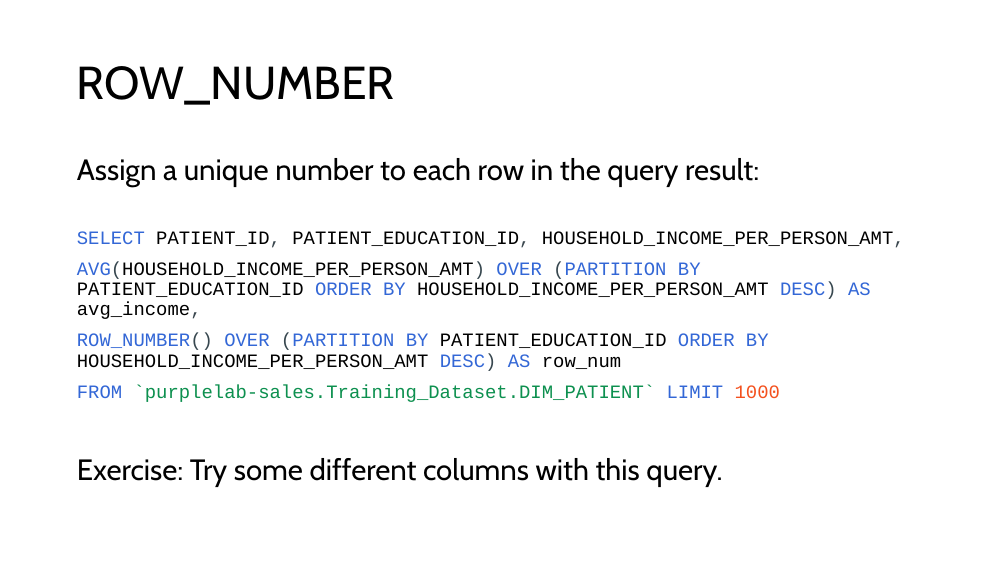
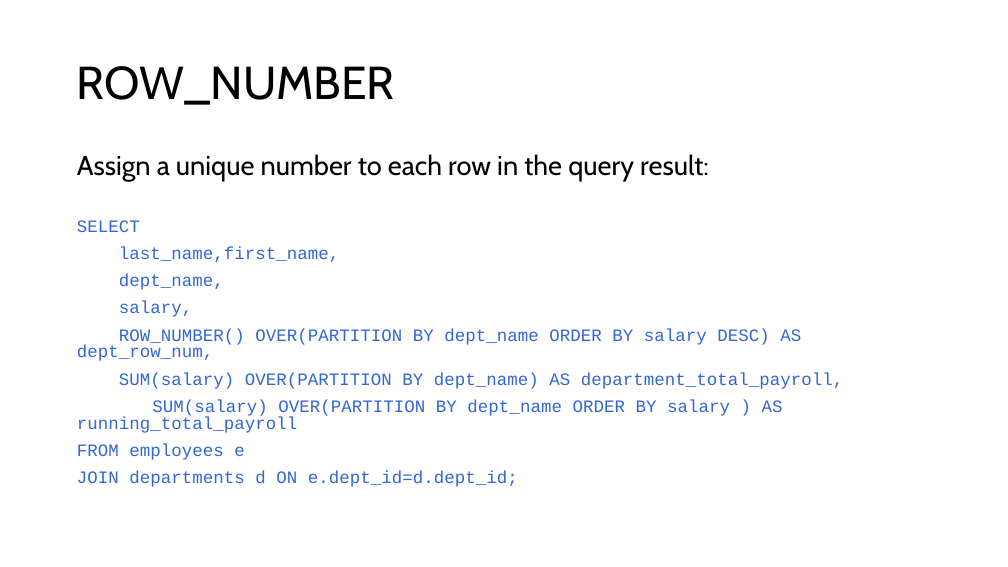
Before and after one commit to appjedi/youtube, a slide deck: slide 14 of SQL/Intro To SQL Day 10 Windows Functions.pptx (slide 12 before the commit). Drawn at 1008x567 pixels with LibreOffice and Linux fonts; fonts in the diff are those of the drawing. Boxes give left, top, right and bottom in pixels: in the first picture for what was removed or moved away, otherwise in the second. Text is boxed around its words. In the diff, an @@ line names an element or a change of style, - is before the commit and + after.

```diff
--- a/SQL/Intro To SQL Day 10 Windows Functions.pptx
+++ b/SQL/Intro To SQL Day 10 Windows Functions.pptx
@@ text at (x1=77, y1=154, x2=709, y2=181): size 28 to 25.9 pt in "Assign a unique number to each row ..."; line spacing 0.9 to 0.8 @@
@@ text at (x1=77, y1=220, x2=844, y2=487): text changed; size 18 to 16.6 pt; text colour #000000 to #3367D6 @@
-SELECT PATIENT_ID, PATIENT_EDUCATION_ID, HOUSEHOLD_INCOME_PER_PERSON_AMT,
-AVG(HOUSEHOLD_INCOME_PER_PERSON_AMT) OVER (PARTITION BY PATIENT_EDUCATION_ID ORDER BY HOUSEHOLD_INCOME_PER_PERSON_AMT DESC) AS avg_income,
-ROW_NUMBER() OVER (PARTITION BY PATIENT_EDUCATION_ID ORDER BY HOUSEHOLD_INCOME_PER_PERSON_AMT DESC) AS row_num
-FROM `purplelab-sales.Training_Dataset.DIM_PATIENT` LIMIT 1000
-Exercise: Try some different columns with this query.
+SELECT
+last_name,first_name,
+dept_name,
+salary,
+ROW_NUMBER() OVER(PARTITION BY dept_name ORDER BY salary DESC) AS dept_row_num,
+SUM(salary) OVER(PARTITION BY dept_name) AS department_total_payroll,
+SUM(salary) OVER(PARTITION BY dept_name ORDER BY salary ) AS running_total_payroll
+FROM employees e
+JOIN departments d ON e.dept_id=d.dept_id;
```
Also in this commit, not shown: 9 other slides changed, 12 slides added, 1 slide removed, 1 other file.
